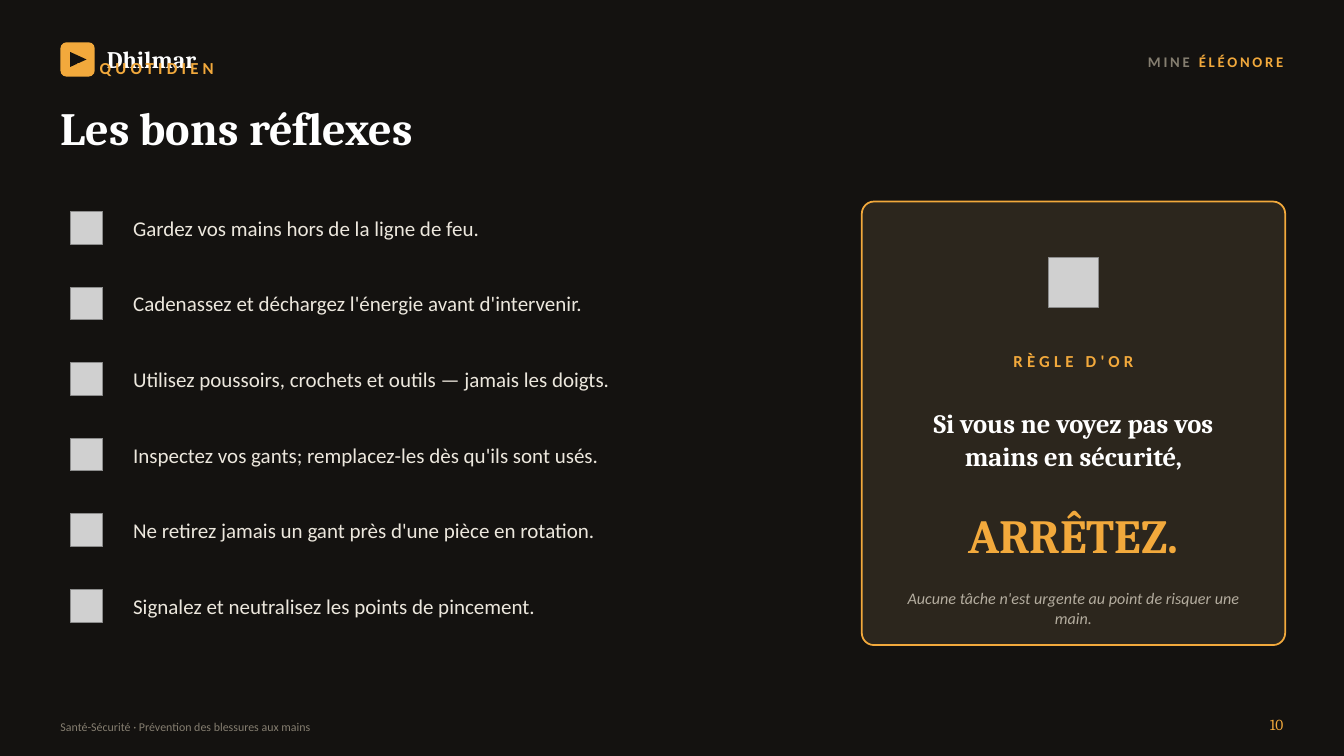
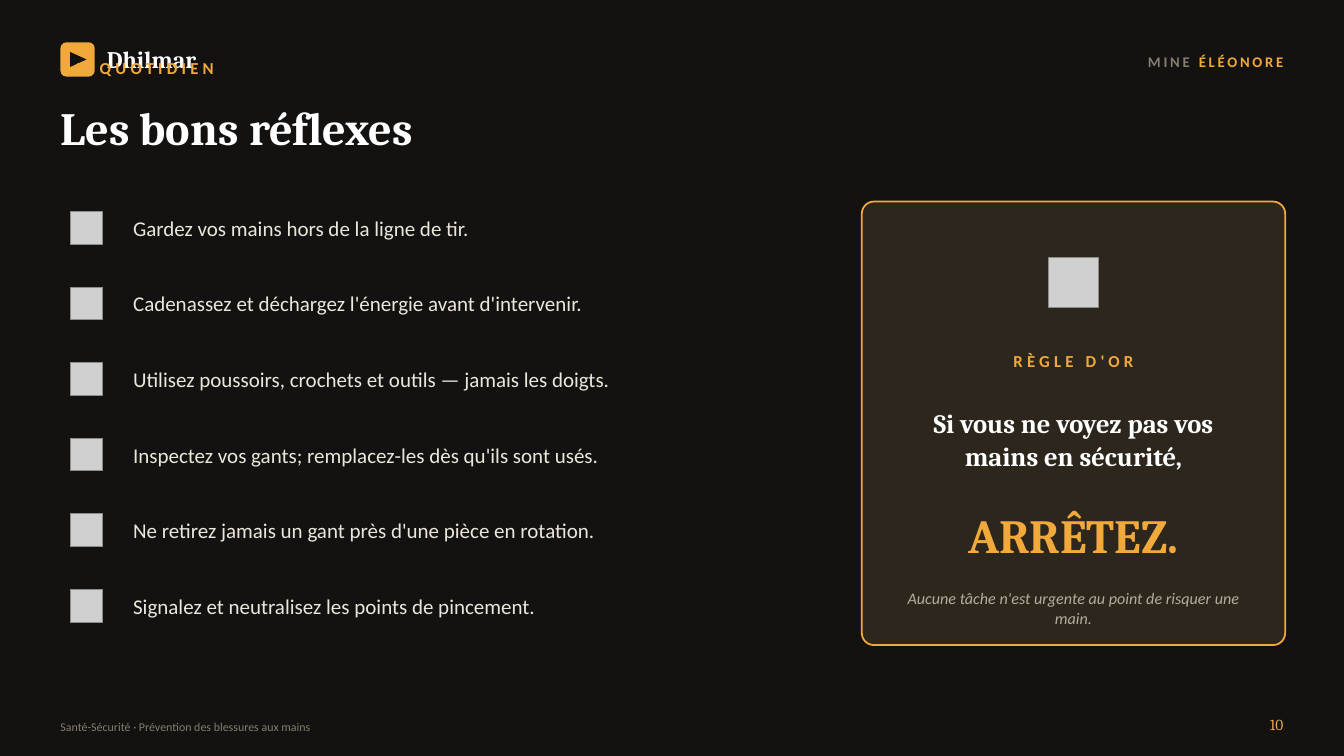
Before and after one commit to sebass819/sebastien, a slide deck: slide 10 of presentation-sst-mains/Dhilmar-Prevention-Blessures-Mains.pptx. Drawn at 1344x756 pixels with LibreOffice and Linux fonts; fonts in the diff are those of the drawing; grey boxes stand for pictures. Boxes give left, top, right and bottom in pixels: in the first picture for what was removed or moved away, otherwise in the second. Text is boxed around its words. In the diff, an @@ line names an element or a change of style, - is before the commit and + after.

```diff
--- a/presentation-sst-mains/Dhilmar-Prevention-Blessures-Mains.pptx
+++ b/presentation-sst-mains/Dhilmar-Prevention-Blessures-Mains.pptx
@@ text at (133,221,468,240): text changed @@
-Gardez vos mains hors de la ligne de feu.
+Gardez vos mains hors de la ligne de tir.
```
Also in this commit, not shown: 4 other slides changed, 4 other files.
